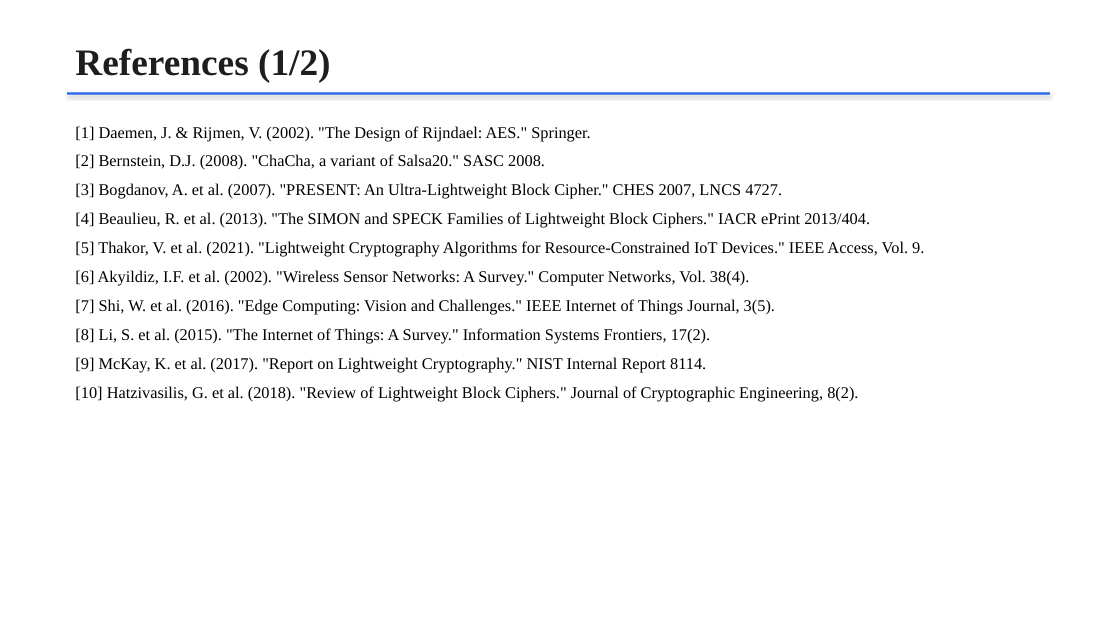
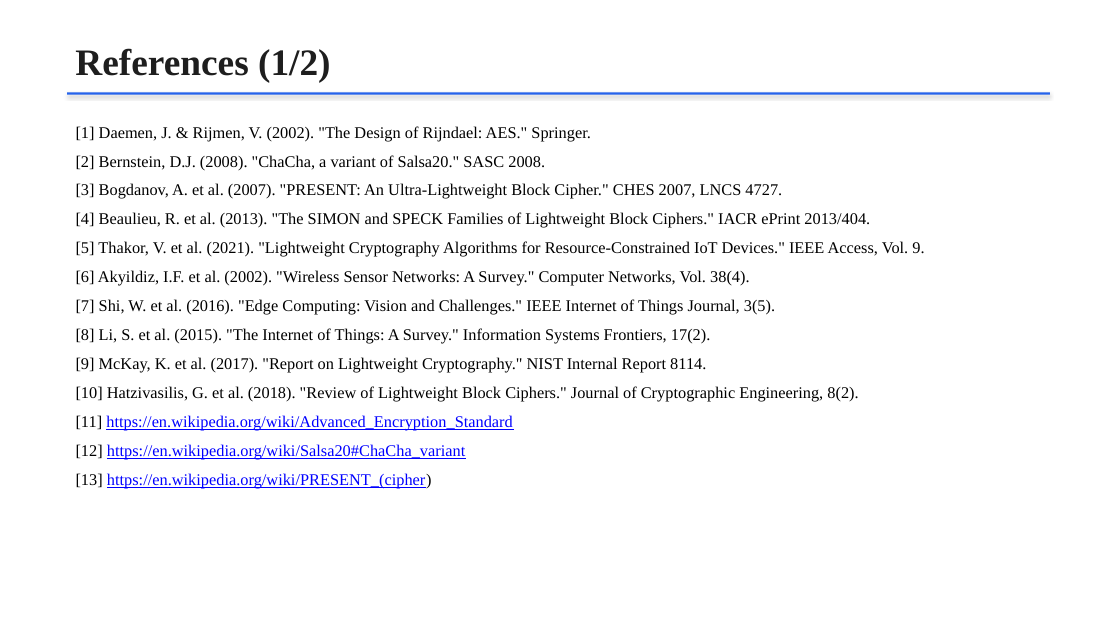
Before and after one commit to Krish6115/Distributed_Systems, a slide deck: slide 18 of Encryption_Edge_Devices_Presentation.pptx. Drawn at 1120x630 pixels with LibreOffice and Linux fonts; fonts in the diff are those of the drawing. Boxes give left, top, right and bottom in pixels: in the first picture for what was removed or moved away, otherwise in the second. Text is boxed around its words. In the diff, an @@ line names an element or a change of style, - is before the commit and + after.

```diff
--- a/Encryption_Edge_Devices_Presentation.pptx
+++ b/Encryption_Edge_Devices_Presentation.pptx
@@ text at (76,415,512,489): paragraphs added @@
+[11] https://en.wikipedia.org/wiki/Advanced_Encryption_Standard
+[12] https://en.wikipedia.org/wiki/Salsa20#ChaCha_variant
+[13] https://en.wikipedia.org/wiki/PRESENT_(cipher)
```
Also in this commit, not shown: 8 other slides changed, 1 slide removed, 1 other file.
